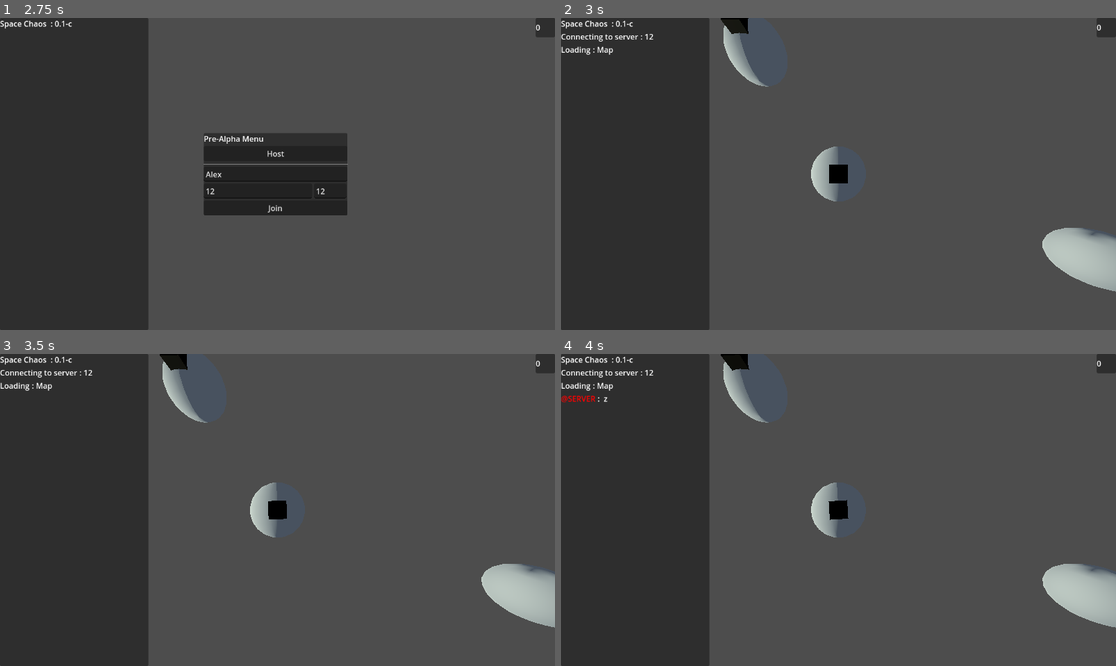
Above: before the commit, frames 1-4 (two rows, left to right).
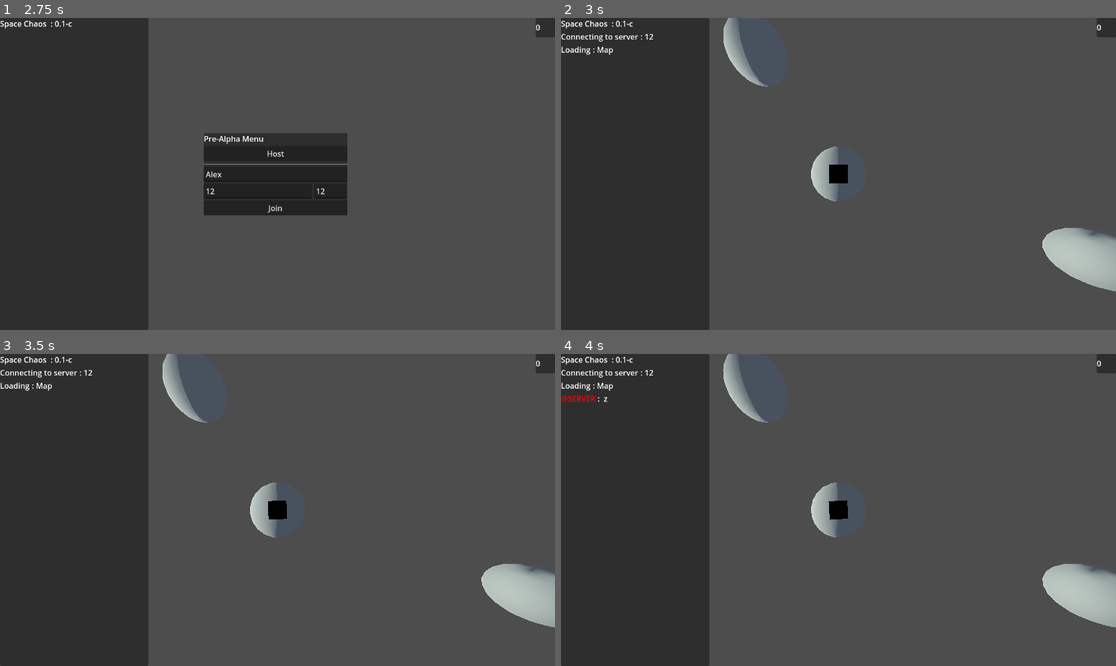
Above: after the commit, the same moments.

Repository: acsid/SpaceChaos
Game: Godot game, scene res://main.tscn
The game is run twice, just before and just after one commit, with the same random seed, the same clock (stepped at 60 frames per second) and the same inputs.
Inputs (mouse positions are in pixels of both pictures, inside the frame that each line leads up to):
- Up to frame 1 (2.75 s): click (277, 174) at 0.52 s; type "Alex" at 0.6 s; click (255, 189) at 0.75 s; type "12" at 0.83 s; click (333, 189) at 0.98 s; type "12" at 1.07 s; click "Host" at 1.25 s; click "Back" at 2 s
- Up to frame 2 (3 s): click "Join" at 2.75 s
- Up to frame 3 (3.5 s): no input
- Up to frame 4 (4 s): tap Enter (ui_accept) at 3.5, 3.77 s; hold Right (ui_right) from 3.53 s (still down); hold Space (shoot) from 3.53 s (still down); tap Z (orbit) at 3.6 s

Frame 1 is identical in both runs. In frame 2, 0.2% of the frame differs, in the area x 28-34%, y 0-6%; in frame 3, 0.2%; in frame 4, 0.2%.

Commit message:
Colonisation

Diff:
--- a/maps/official/planet/earth.tscn
+++ b/maps/official/planet/earth.tscn
@@ -1,7 +1,6 @@
 [gd_scene load_steps=6 format=3 uid="uid://dq6iads52vnrk"]
 
 [ext_resource type="Script" path="res://maps/official/planet/planet.gd" id="1_v4yft"]
-[ext_resource type="PackedScene" uid="uid://b5dt1c2gtfbod" path="res://base.tscn" id="2_elau0"]
 
 [sub_resource type="SphereMesh" id="SphereMesh_dsyuq"]
 radius = 10.0
@@ -15,6 +14,11 @@
 
 [sub_resource type="SphereShape3D" id="SphereShape3D_qj2r2"]
 radius = 27.0862
+
+[sub_resource type="SceneReplicationConfig" id="SceneReplicationConfig_yhcsp"]
+properties/0/path = NodePath(".:population")
+properties/0/spawn = true
+properties/0/sync = true
 
 [node name="Planet" type="CSGMesh3D"]
 mesh = SubResource("SphereMesh_dsyuq")
@@ -37,14 +41,15 @@
 [node name="orbitpoint" type="Node3D" parent="Area3D"]
 transform = Transform3D(1, 0, 0, 0, 1, 0, 0, 0, 1, 0.137539, 17.8925, 0)
 
-[node name="base" parent="." instance=ExtResource("2_elau0")]
-
 [node name="Timer" type="Timer" parent="."]
 wait_time = 15.0
 
 [node name="Spawn" type="Node3D" parent="." groups=["Spawners"]]
 transform = Transform3D(1, 0, 0, 0, 1, 0, 0, 0, 1, -17.786, 0, 13.032)
 
+[node name="MultiplayerSynchronizer" type="MultiplayerSynchronizer" parent="."]
+replication_config = SubResource("SceneReplicationConfig_yhcsp")
+
 [connection signal="body_entered" from="Area3D" to="." method="_on_area_3d_body_entered"]
 [connection signal="body_exited" from="Area3D" to="." method="_on_area_3d_body_exited"]
 [connection signal="timeout" from="Timer" to="." method="_on_timer_timeout"]
--- a/maps/official/planet/planet.gd
+++ b/maps/official/planet/planet.gd
@@ -1,14 +1,19 @@
 extends CSGMesh3D
 
 var powerups = preload("res://powerup.tscn")
+var base = preload("res://base.tscn")
 
-var population = 10
-
+@export var population = 10
+@export var colonisable = true
+@export var colonise = true
 
 # Called when the node enters the scene tree for the first time.
 func _ready():
 	if multiplayer.is_server():
 		$Timer.start()
+	if colonise:
+		var i = base.instantiate()
+		add_child(i)
 
 
 
@@ -16,6 +21,10 @@
 func _process(delta):
 	rotate_z(deg_to_rad(0.05))
 	%Area3D.rotate_z(deg_to_rad(0.1))
+	if not colonise && population > 1:
+		var i = base.instantiate()
+		add_child(i)
+		colonise = true
 
 
 
@@ -24,7 +33,7 @@
 	if body.is_in_group("humans"):
 		get_tree().get_current_scene().send_message("RADIO:" ,"You can orbit the planet",false)
 		body.can_orbit = true
-		body.orbit = $Area3D/orbitpoint
+		body.orbit = self
 
 
 func _on_area_3d_body_exited(body):
@@ -32,7 +41,23 @@
 	if body.is_in_group("humans"):
 		get_tree().get_current_scene().send_message("RADIO:" ,"you are leaving the orbit",false)
 		body.can_orbit = false
-		body.orbit = global_position
+
+func get_orbit():
+	return $Area3D/orbitpoint.global_position
+
+@rpc("call_local", "any_peer")
+func drop_pop():
+	if not is_multiplayer_authority(): return
+	population += 1
+	if not colonise && population > 1:
+		var i = base.instantiate()
+		add_child(i)
+		colonise = true
+
+@rpc("call_local", "any_peer")
+func pickup_pop():
+	if not is_multiplayer_authority(): return
+	population -= 1
 
 @rpc("call_local","any_peer")
 func spawn_powerup(n,rot):
@@ -44,4 +69,6 @@
 
 func _on_timer_timeout():
 	if not is_multiplayer_authority(): return
-	spawn_powerup.rpc(str(rid_allocate_id()),Vector3(0,0,deg_to_rad(randi_range(0,360))))
+	if colonise:
+		spawn_powerup.rpc(str(rid_allocate_id()),Vector3(0,0,deg_to_rad(randi_range(0,360))))
+		population += 1
--- a/maps/official/solar_sys.tscn
+++ b/maps/official/solar_sys.tscn
@@ -10,14 +10,22 @@
 
 [node name="Planet3" parent="." instance=ExtResource("1_134ay")]
 transform = Transform3D(1, 0, 0, 0, 1, 0, 0, 0, 1, -63.1676, -91.6828, 0)
+population = 0
+colonise = false
 
 [node name="Planet" parent="." instance=ExtResource("1_134ay")]
 transform = Transform3D(1, 0, 0, 0, 1, 0, 0, 0, 1, -29.4648, 44.3868, 0)
+population = 0
+colonise = false
 
 [node name="earth" parent="." instance=ExtResource("1_134ay")]
 
 [node name="Planet4" parent="." instance=ExtResource("1_134ay")]
 transform = Transform3D(1, 0, 0, 0, 1, 0, 0, 0, 1, 93.9349, -30.5712, 0)
+population = 0
+colonise = false
 
 [node name="Planet2" parent="." instance=ExtResource("1_134ay")]
 transform = Transform3D(1, 0, 0, 0, 1, 0, 0, 0, 1, 100.421, 94.5271, 0)
+population = 0
+colonise = false
--- a/player.gd
+++ b/player.gd
@@ -13,13 +13,14 @@
 var can_orbit = false
 var orbit = PackedScene.new()
 var is_orbit = false
-var canshoot = false
+var canshoot = true
 var d := 0.0
 var laser = preload("res://weapons/laser.tscn")
 # Get the gravity from the project settings to be synced with RigidBody nodes.
 var gravity = ProjectSettings.get_setting("physics/3d/default_gravity")
 @export var score = 0
 @export var alive = true
+@export var population = 0
 func _enter_tree():
 	set_multiplayer_authority(str(name).to_int())
 
@@ -33,19 +34,27 @@
 	username = main.username
 	position = main.spawn_random()
 	main.send_message.rpc("--",username + " Has joined the battle",false)
+	%Planet.hide()
 
 
 
 func _process(delta):
 	if not alive: return
-	if not is_multiplayer_authority():
-		return
+	if not is_multiplayer_authority():	return
+	if %Planet.visible:
+		%POP.text = str(orbit.population)
+	if population > 0 && not $Cargo.visible:
+		$Cargo.show()
+	elif population < 1 && $Cargo.visible:
+		$Cargo.hide()
 	if Input.is_action_just_pressed("orbit"):
 		if can_orbit:
 			if is_orbit:
 				is_orbit = false
+				%Planet.hide()
 			else:
 				is_orbit = true
+				%Planet.show()
 	if Input.is_action_pressed("shoot") and canshoot:
 		shoot.rpc(str(rid_allocate_id()))
 		canshoot = false
@@ -86,7 +95,8 @@
 
 func orbiting():
 	if can_orbit && is_orbit:
-		position = position.move_toward(orbit.global_position,0.1)
+		var orbi = orbit.get_orbit()
+		position = position.move_toward(orbi,0.1)
 	else:
 		is_orbit = false
 
@@ -111,6 +121,20 @@
 	hitpoint -= hp
 	get_tree().get_current_scene().send_message("DMG", from + " hit " + str(hp) + "(life: " + str(hitpoint) + ")",false)
 
+@rpc("call_local", "any_peer")
+func pickup_pop():
+	if not is_multiplayer_authority(): return
+	if orbit.population > 2:
+		population += 1
+		orbit.pickup_pop.rpc()
+		get_tree().get_current_scene().send_message("RADIO"," pickup",false)
+
+@rpc("call_local", "any_peer")
+func drop_pop():
+	if not is_multiplayer_authority(): return
+	if population > 0:
+		population -= 1
+		orbit.drop_pop.rpc()
 
 func _on_cooldown_timeout():
 	canshoot = true
@@ -118,3 +142,11 @@
 
 func _on_timer_timeout():
 	respawn()
+
+
+func _on_grab_pressed():
+	pickup_pop.rpc()
+
+
+func _on_drop_pressed():
+	drop_pop.rpc()
--- a/player.tscn
+++ b/player.tscn
@@ -25,6 +25,9 @@
 
 [sub_resource type="BoxShape3D" id="BoxShape3D_qwfyb"]
 size = Vector3(5, 5, 5)
+
+[sub_resource type="BoxMesh" id="BoxMesh_t5xr6"]
+size = Vector3(3, 1, 2)
 
 [node name="Player" type="CharacterBody3D" groups=["humans"]]
 axis_lock_linear_z = true
@@ -57,5 +60,72 @@
 wait_time = 10.0
 one_shot = true
 
+[node name="Control" type="Control" parent="."]
+layout_mode = 3
+anchor_left = 0.86
+anchor_top = 0.319
+anchor_right = 1.0
+anchor_bottom = 0.685
+offset_left = 24.28
+offset_top = 0.287994
+offset_bottom = -99.88
+grow_horizontal = 0
+grow_vertical = 2
+
+[node name="Planet" type="PanelContainer" parent="Control"]
+unique_name_in_owner = true
+visible = false
+layout_mode = 1
+anchors_preset = 6
+anchor_left = 1.0
+anchor_top = 0.5
+anchor_right = 1.0
+anchor_bottom = 0.5
+offset_left = -191.0
+offset_top = -19.5
+offset_bottom = 163.5
+grow_horizontal = 0
+grow_vertical = 2
+
+[node name="VBoxContainer" type="VBoxContainer" parent="Control/Planet"]
+layout_mode = 2
+
+[node name="Label" type="Label" parent="Control/Planet/VBoxContainer"]
+layout_mode = 2
+text = "Planet:"
+
+[node name="HBoxContainer" type="HBoxContainer" parent="Control/Planet/VBoxContainer"]
+layout_mode = 2
+
+[node name="Label" type="Label" parent="Control/Planet/VBoxContainer/HBoxContainer"]
+layout_mode = 2
+text = "Population:"
+
+[node name="POP" type="Label" parent="Control/Planet/VBoxContainer/HBoxContainer"]
+unique_name_in_owner = true
+layout_mode = 2
+text = "0"
+
+[node name="HBoxContainer2" type="HBoxContainer" parent="Control/Planet/VBoxContainer"]
+layout_mode = 2
+
+[node name="grab" type="Button" parent="Control/Planet/VBoxContainer/HBoxContainer2"]
+layout_mode = 2
+text = "Grab"
+
+[node name="drop" type="Button" parent="Control/Planet/VBoxContainer/HBoxContainer2"]
+layout_mode = 2
+text = "Drop"
+
+[node name="Cargo" type="MeshInstance3D" parent="."]
+transform = Transform3D(1, 0, 0, 0, 1, 0, 0, 0, 1, 0, -4.00873, 0)
+mesh = SubResource("BoxMesh_t5xr6")
+
+[node name="SpotLight3D" type="SpotLight3D" parent="."]
+transform = Transform3D(1, 0, 0, 0, 1, 0, 0, 0, 1, 0, 0, 12.9403)
+spot_range = 33.749
+
 [connection signal="timeout" from="Guns/Cooldown" to="." method="_on_cooldown_timeout"]
 [connection signal="timeout" from="Respawn" to="." method="_on_timer_timeout"]
+[connection signal="pressed" from="Control/Planet/VBoxContainer/HBoxContainer2/grab" to="." method="_on_grab_pressed"]
+[connection signal="pressed" from="Control/Planet/VBoxContainer/HBoxContainer2/drop" to="." method="_on_drop_pressed"]
Not shown: 1 places in player.tscn that only renumber resources
